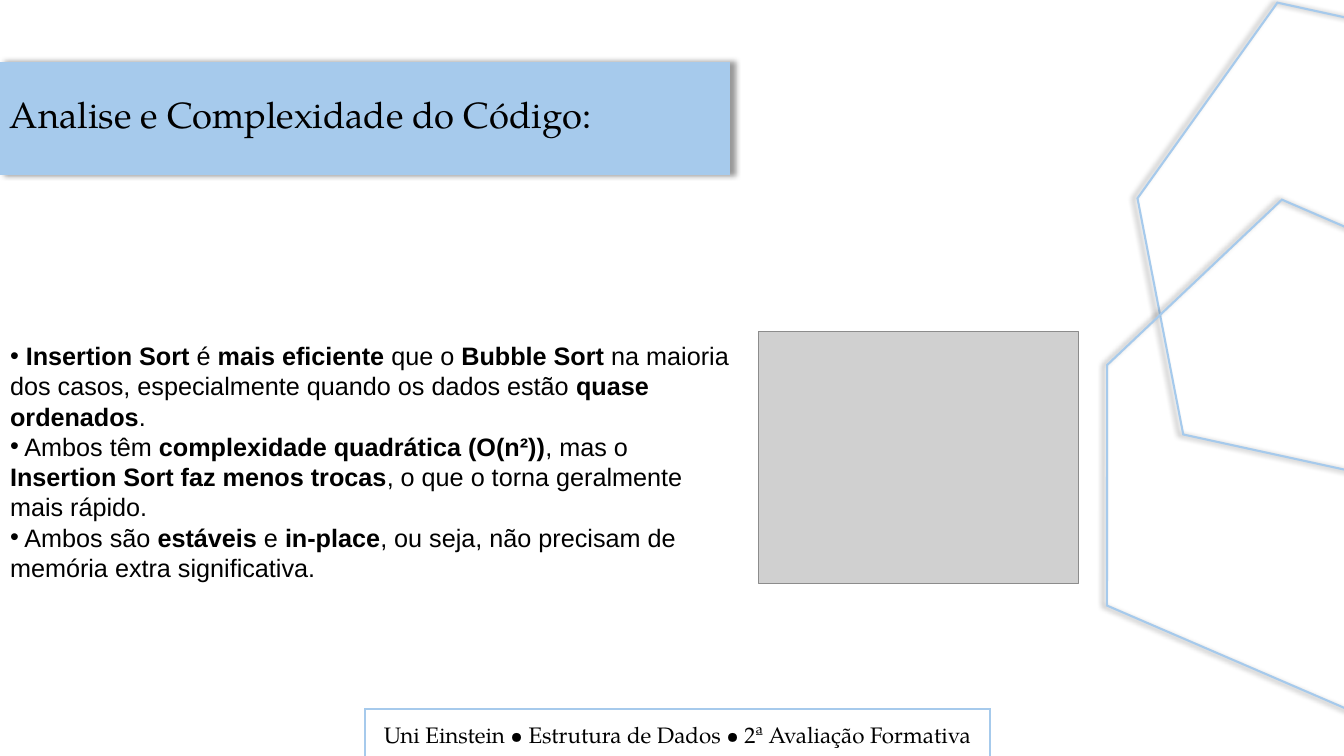
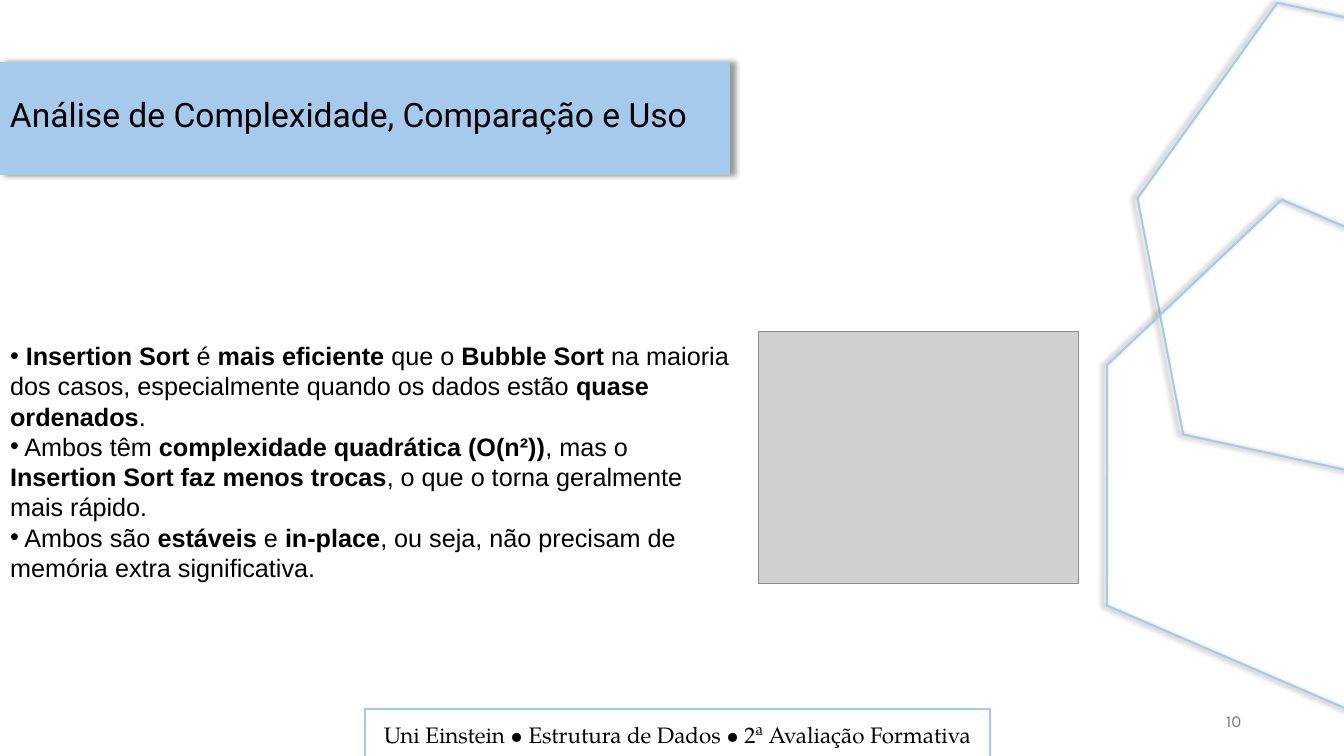
Before and after one commit to Edu1Sinico/Projetos_ADSN_Einstein, a slide deck: slide 10 of Segundo_Semestre/Estrutura_de_Dados/projeto_estrutura_de_ordenacao/apresentacao_insertion_sort.pptx (slide 7 before the commit). Drawn at 1344x756 pixels with LibreOffice and Linux fonts; fonts in the diff are those of the drawing; grey boxes stand for pictures. Boxes give left, top, right and bottom in pixels: in the first picture for what was removed or moved away, otherwise in the second. Text is boxed around its words. In the diff, an @@ line names an element or a change of style, - is before the commit and + after.

```diff
--- a/Segundo_Semestre/Estrutura_de_Dados/projeto_estrutura_de_ordenacao/apresentacao_insertion_sort.pptx
+++ b/Segundo_Semestre/Estrutura_de_Dados/projeto_estrutura_de_ordenacao/apresentacao_insertion_sort.pptx
@@ text removed at (x1=10, y1=101, x2=592, y2=139) @@
-Analise e Complexidade do Código:
@@ text added at (x1=10, y1=101, x2=687, y2=135), 24.1 pt, text #000000 @@
+Análise de Complexidade, Comparação e Uso
@@ page number added at (x1=1226, y1=716, x2=1241, y2=727), 12 pt, text #797979 @@
+10
```
Also in this commit, not shown: 7 other slides changed, 4 slides added, 2 other files.
